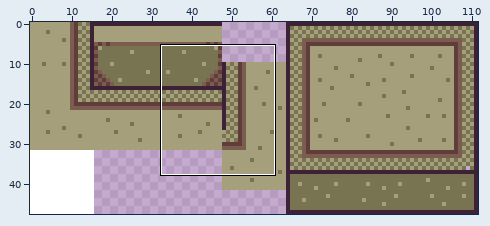
Sprite sheet: Assets/Palettes/DungeonWall.png. The first picture is a wide view before the edit; the outline marks the close-up.
Close-up. Old version:
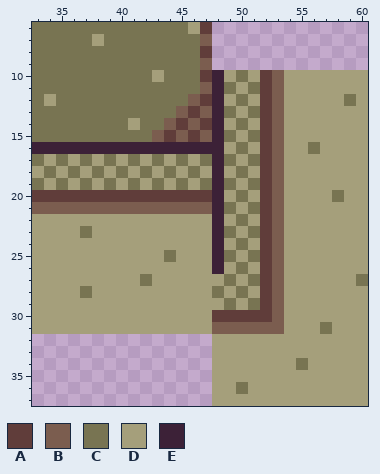
The file is 112x48 pixels. Shown: x 33..60, y 6..37.
Palette (. is transparent): A #603d3a  B #7b5d4f  C #787452  D #a59f7b  E #3c2137
Pixels before, first column x 33:
 6 CCCCCCCCCCCCCDA.............
 7 CCCCCDCCCCCCCCB.............
 8 CCCCCCCCCCCCCCA.............
 9 CCCCCCCCCCCCCCB.............
10 CCCCCCCCCCDCCCAEDCDABDDDDDDD
11 CCCCCCCCCCCCCCBECDCABDDDDDDD
12 CDCCCCCCCCCCCBAEDCDABDDDDDCD
13 CCCCCCCCCCCCBABECDCABDDDDDDD
14 CCCCCCCCDCCBABAEDCDABDDDDDDD
15 CCCCCCCCCCBABABECDCABDDDDDDD
16 EEEEEEEEEEEEEEEEDCDABDDCDDDD
17 CDCDCDCDCDCDCDCECDCABDDDDDDD
18 DCDCDCDCDCDCDCDEDCDABDDDDDDD
19 CDCDCDCDCDCDCDCECDCABDDDDDDD
20 AAAAAAAAAAAAAAAEDCDABDDDDCDD
21 BBBBBBBBBBBBBBBECDCABDDDDDDD
22 DDDDDDDDDDDDDDDEDCDABDDDDDDD
23 DDDDCDDDDDDDDDDECDCABDDDDDDD
24 DDDDDDDDDDDDDDDEDCDABDDDDDDD
25 DDDDDDDDDDDCDDDECDCABDDDDDDD
26 DDDDDDDDDDDDDDDEDCDABDDDDDDD
27 DDDDDDDDDCDDDDDDCDCABDDDDDDC
28 DDDDCDDDDDDDDDDCDCDABDDDDDDD
29 DDDDDDDDDDDDDDDDCDCABDDDDDDD
30 DDDDDDDDDDDDDDDAAAAABDDDDDDD
31 DDDDDDDDDDDDDDDBBBBBBDDDCDDD
32 ...............DDDDDDDDDDDDD
33 ...............DDDDDDDDDDDDD
34 ...............DDDDDDDCDDDDD
35 ...............DDDDDDDDDDDDD
36 ...............DDCDDDDDDDDDD
37 ...............DDDDDDDDDDDDD
The result:
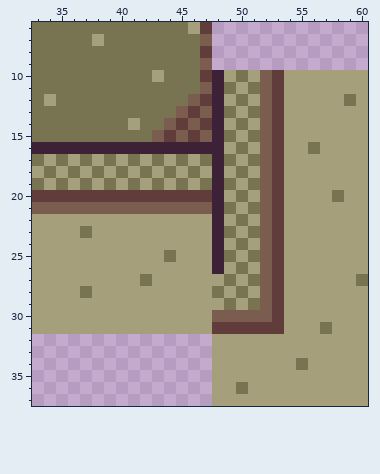
The edit:
Changed rows in their new state; - is an unchanged pixel.
first column x 48:
10 ----BA
11 ----BA
12 ----BA
13 ----BA
14 ----BA
15 ----BA
16 ----BA
17 ----BA
18 ----BA
19 ----BA
20 ----BA
21 ----BA
22 ----BA
23 ----BA
24 ----BA
25 ----BA
26 ----BA
27 ----BA
28 ----BA
29 ----BA
30 BBBBBA
31 AAAAAA
Boxes around the changes in both close-ups, in picture pixels (x1, y1, x2, y2):
changed: (212, 70, 284, 334)
